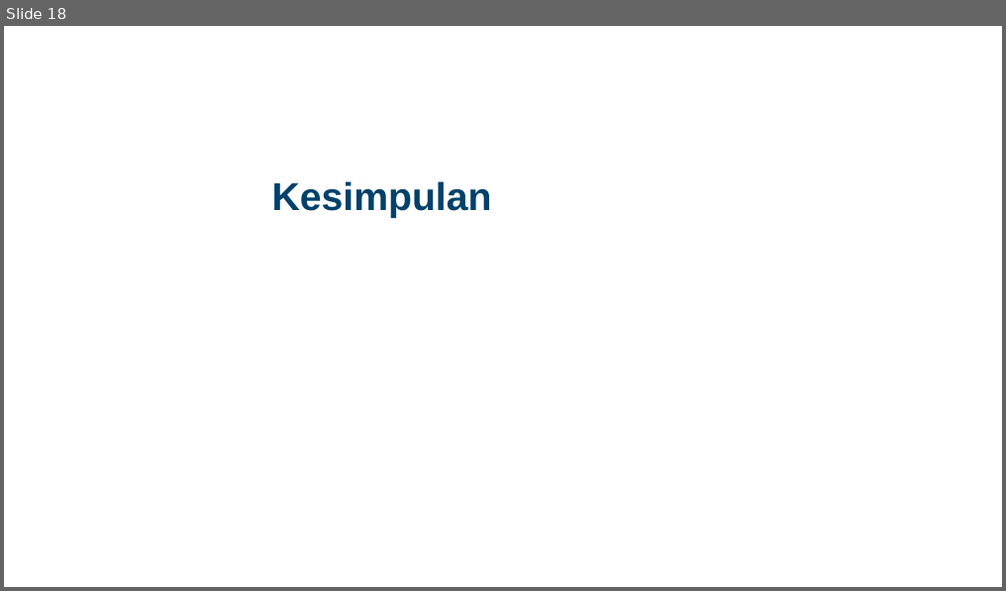
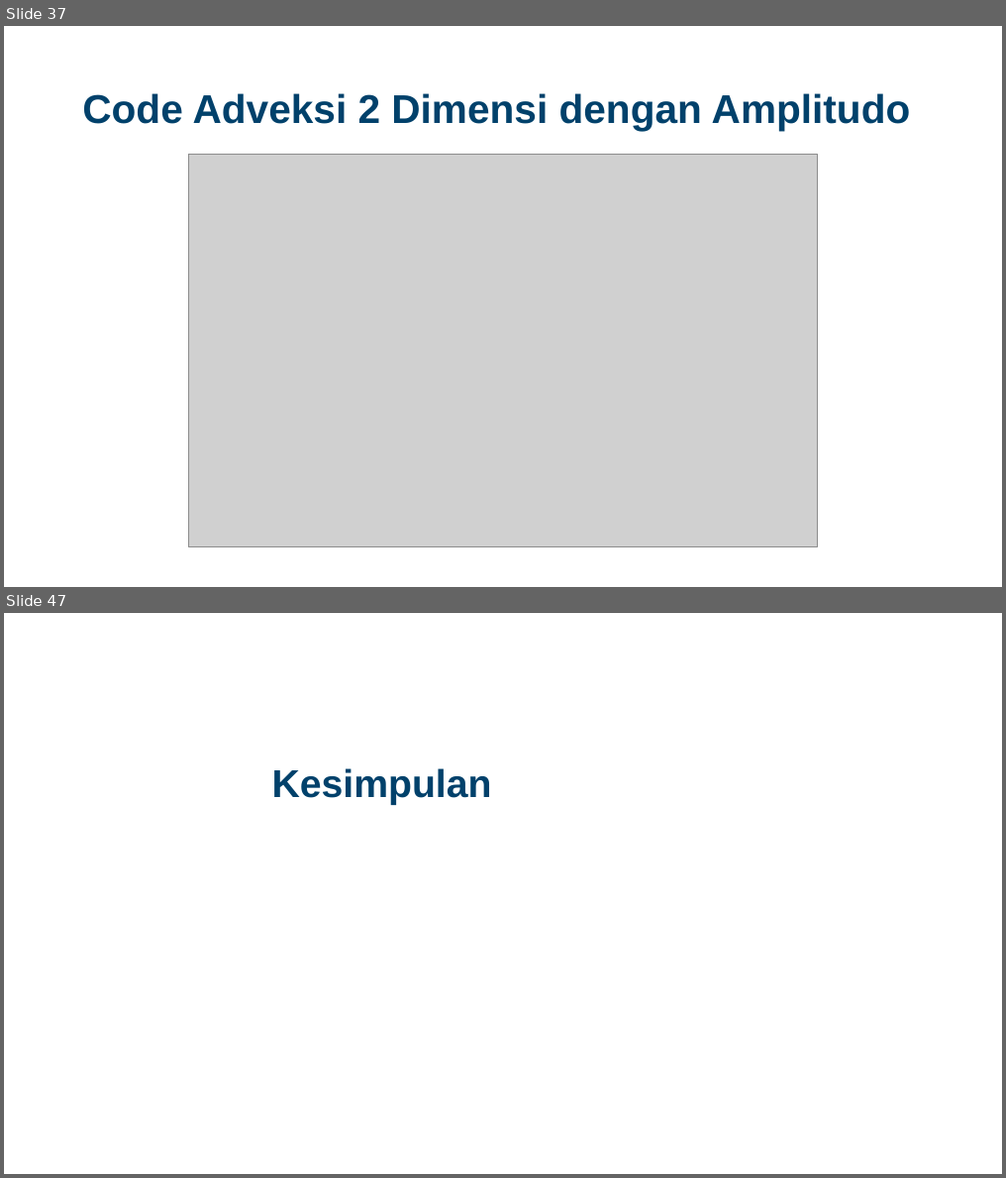
Before and after one commit to Widityas/Kelompok_3_PersamaanAdveksi, a slide deck: Final Project Numerik Kelompok 3.pptx. Shown one above the other, each under a label of ours: slide 18 before the commit, slides 37 and 47 after it; the slides between them are not shown. The pictures are 1006x591 and 1006x1178 pixels, drawn with LibreOffice and Linux fonts; fonts in the diff are those of the drawing; grey boxes stand for pictures; background and template pictures are left out. Boxes give left, top, right and bottom in pixels: in the first picture for what was removed or moved away, otherwise in the second. Text is boxed around its words. In the diff, an @@ line names an element or a change of style, - is before the commit and + after.

```diff
--- a/Final Project Numerik Kelompok 3.pptx
+++ b/Final Project Numerik Kelompok 3.pptx
@@ slide 37 added at bbox=[4, 26, 1002, 587], background picture (left out) @@
@@ title added at bbox=[82, 93, 911, 130], 29 pt, text #01416B, bold @@
+Code Adveksi 2 Dimensi dengan Amplitudo
@@ picture added at bbox=[188, 155, 818, 548] @@
@@ what was slide 18 is now slide 47 @@
```
Also in this commit, not shown: 5 slides changed, 32 other slides added, 4 slides removed, 8 other files.
